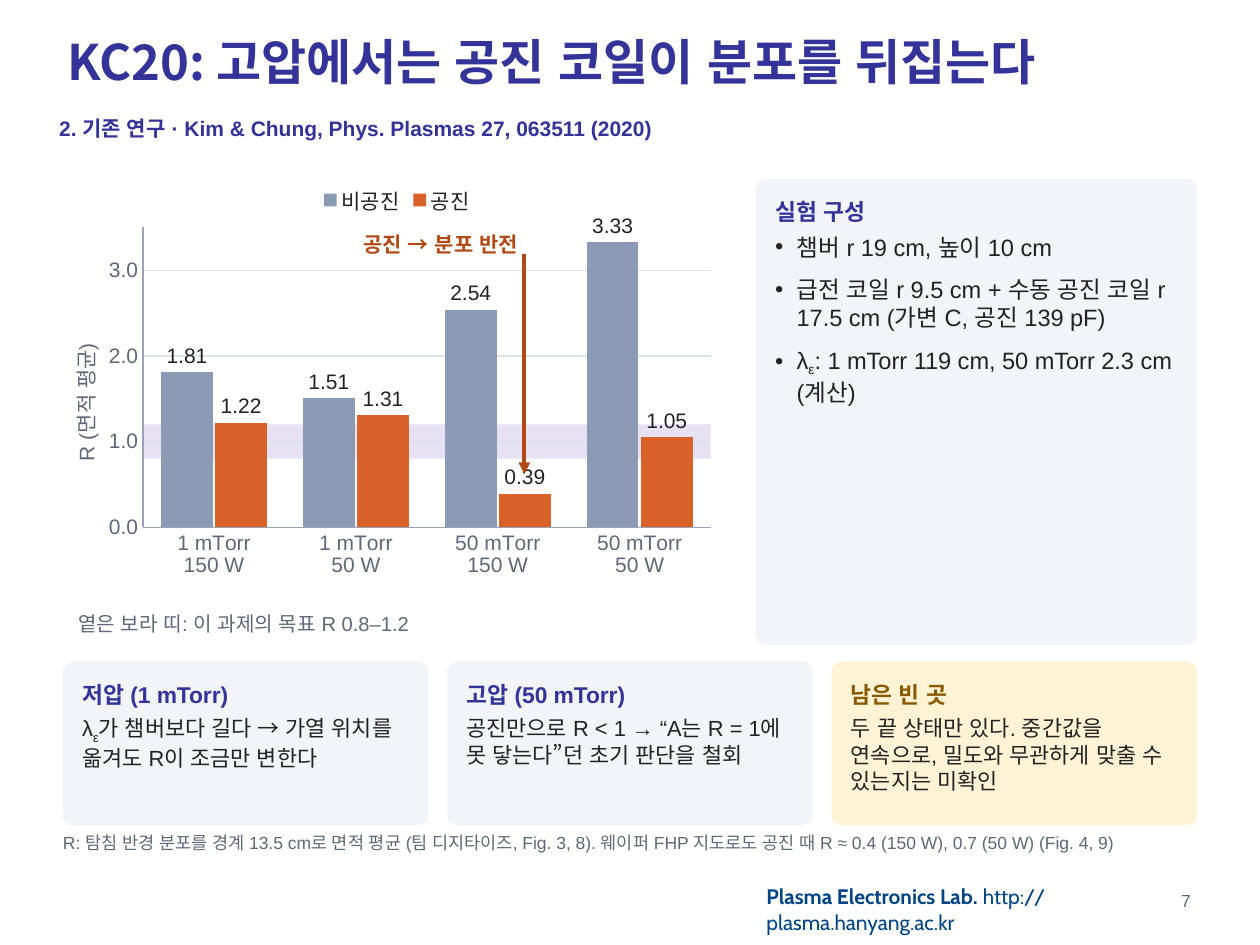
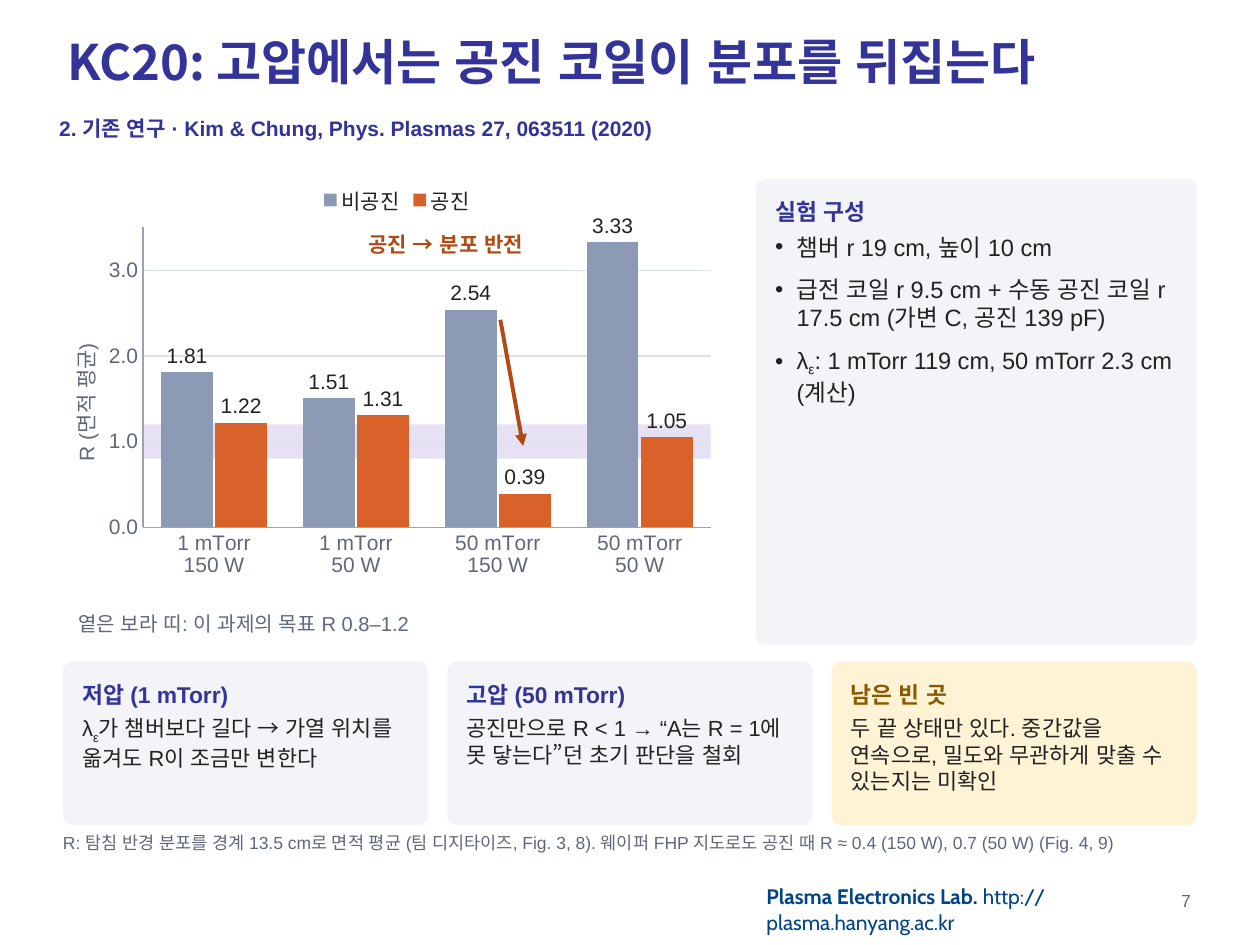
Before and after one commit to garlicjam-pyo/plasma, a slide deck: slide 7 of presentations/1차발표_최종.pptx. Drawn at 1260x945 pixels with LibreOffice and Linux fonts; fonts in the diff are those of the drawing; background and template pictures are left out. Boxes give left, top, right and bottom in pixels: in the first picture for what was removed or moved away, otherwise in the second. Text is boxed around its words. In the diff, an @@ line names an element or a change of style, - is before the commit and + after.

```diff
--- a/presentations/1차발표_최종.pptx
+++ b/presentations/1차발표_최종.pptx
@@ text "공진 → 분포 반전": place and size @@
-text "공진 → 분포 반전" at (363,234,518,254)
+text "공진 → 분포 반전" at (368,234,523,254)
@@ arrow moved from (524, 255) - (524, 474) to (500, 320) - (523, 446) @@
```
Also in this commit, not shown: 11 other slides changed, 2 other files.
